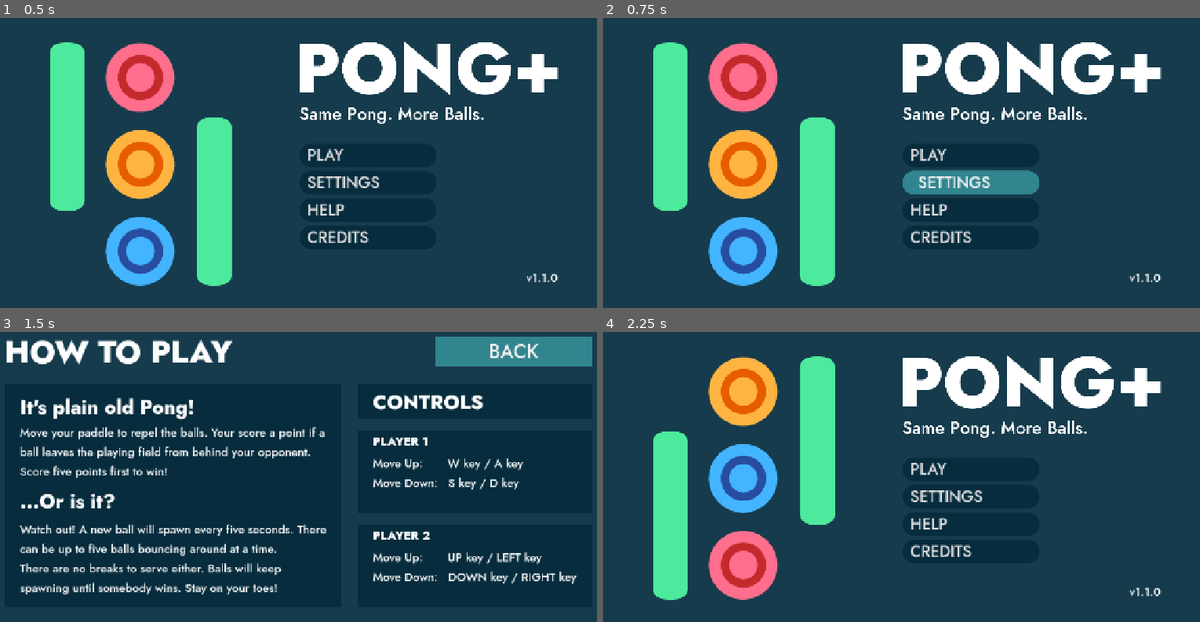
Above: before the commit, frames 1-4 (two rows, left to right).
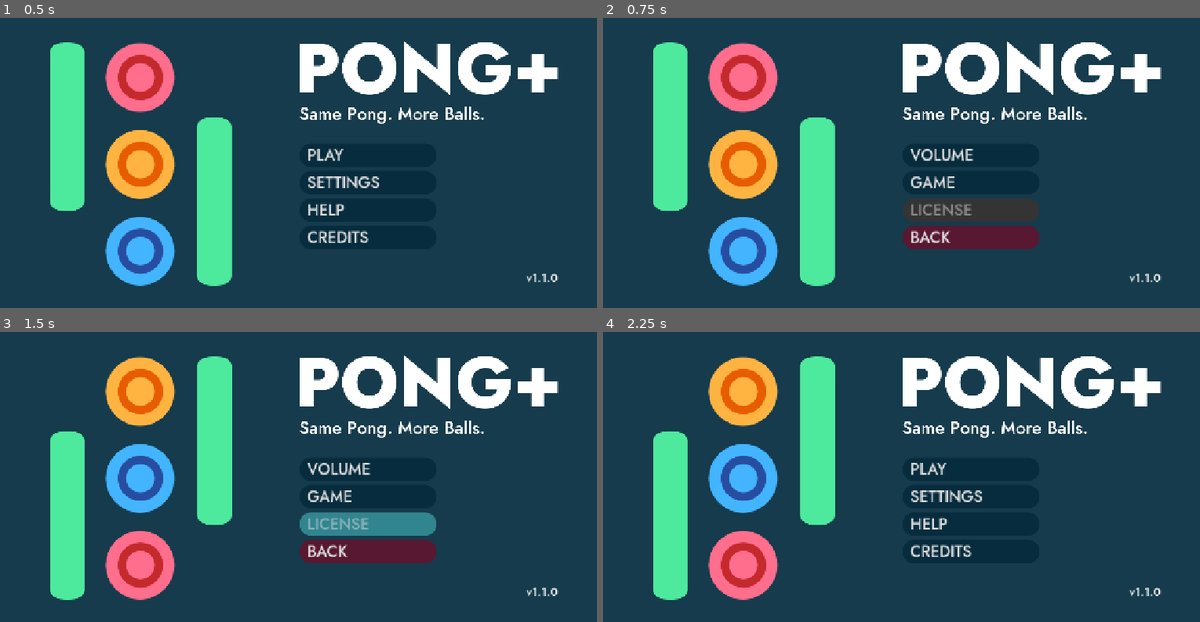
Above: after the commit, the same moments.

Repository: cf-Le3/pong-plus
Game: Godot game, scene res://general/main/main.tscn
Same seed, same stepped clock (60 frames per second), same inputs: the game is played once before the commit and once after it.
Inputs (mouse positions are in pixels of both pictures, inside the frame that each line leads up to):
- Up to frame 1 (0.5 s): no input
- Up to frame 2 (0.75 s): click "SETTINGS" at 0.5 s
- Up to frame 3 (1.5 s): click (370, 523) at 1.25 s, where only the run before the commit has a clickable "HELP"
- Up to frame 4 (2.25 s): click "BACK" at 2 s

Frame 1 is identical in both runs. In frame 2, 5.7% of the frame differs, in the area x 50-74%, y 45-80%; in frame 3, 32%, in the area x 1-100%, y 1-93%; in frame 4, nothing differs.

Commit message:
Hook up settings sub-menu to title logic

Diff:
--- a/Pong Plus/menus/title/title.gd
+++ b/Pong Plus/menus/title/title.gd
@@ -5,7 +5,8 @@
 signal view_credits
 enum ActiveMenu {
 	TITLE,
-	PLAY
+	PLAY,
+	SETTINGS
 }
 var _active_menu := ActiveMenu.TITLE
 
@@ -18,23 +19,48 @@
 				$%SettingsButton.grab_focus()
 			elif _active_menu == ActiveMenu.PLAY:
 				$%VsPlayerButton.grab_focus()
+			elif _active_menu == ActiveMenu.SETTINGS:
+				$%GameSettingsButton.grab_focus()
 		elif event.is_action_pressed("ui_down"):
 			if _active_menu == ActiveMenu.TITLE:
 				$%CreditsButton.grab_focus()
 			elif _active_menu == ActiveMenu.PLAY:
 				$%PlayBackButton.grab_focus()
+			elif _active_menu == ActiveMenu.SETTINGS:
+				$%SettingsBackButton.grab_focus()
+
+func _switch_menu(target_menu: ActiveMenu) -> void:
+	if target_menu == ActiveMenu.TITLE:
+		if _active_menu == ActiveMenu.PLAY:
+			$%VBoxPlayButtons.visible = false
+		elif _active_menu == ActiveMenu.SETTINGS:
+			$%VBoxSettingsButtons.visible = false
+		$%VBoxTitleButtons.visible = true
+	else:
+		$%VBoxTitleButtons.visible = false
+		if target_menu == ActiveMenu.PLAY:
+			$%VBoxPlayButtons.visible = true
+		elif target_menu == ActiveMenu.SETTINGS:
+			$%VBoxSettingsButtons.visible = true
+	_active_menu = target_menu
 
 func _on_play_button_pressed() -> void:
-	if _active_menu == ActiveMenu.TITLE:
-		$%VBoxTitleButtons.visible = false
-		$%VBoxPlayButtons.visible = true
-		_active_menu = ActiveMenu.PLAY
+	_switch_menu(ActiveMenu.PLAY)
 
 func _on_play_back_button_pressed() -> void:
-	if _active_menu == ActiveMenu.PLAY:
-		$%VBoxTitleButtons.visible = true
-		$%VBoxPlayButtons.visible = false
-		_active_menu = ActiveMenu.TITLE
+	_switch_menu(ActiveMenu.TITLE)
+
+func _on_settings_button_pressed() -> void:
+	_switch_menu(ActiveMenu.SETTINGS)
+
+func _on_settings_back_button_pressed() -> void:
+	_switch_menu(ActiveMenu.TITLE)
+
+func _on_help_button_pressed() -> void:
+	view_help.emit()
+
+func _on_credits_button_pressed() -> void:
+	view_credits.emit()
 
 func _on_vs_cpu_button_pressed() -> void:
 	new_game_singleplayer.emit()
@@ -45,14 +71,5 @@
 func _on_endless_button_pressed() -> void:
 	pass # Replace with function body.
 
-func _on_settings_button_pressed() -> void:
-	pass # Replace with function body.
-
-func _on_help_button_pressed() -> void:
-	view_help.emit()
-
-func _on_credits_button_pressed() -> void:
-	view_credits.emit()
-
 func set_version(version: String) -> void:
 	$%VersionLabel.text = version
--- a/Pong Plus/menus/title/title.tscn
+++ b/Pong Plus/menus/title/title.tscn
@@ -174,12 +174,15 @@
 visible = false
 layout_mode = 2
 size_flags_vertical = 3
+theme_override_constants/separation = 8
 
 [node name="VolumeSettingsButton" type="Button" parent="MarginContainer/HBoxContainer/VBoxContainer/VBoxSettingsButtons"]
 unique_name_in_owner = true
 custom_minimum_size = Vector2(280, 0)
 layout_mode = 2
 size_flags_horizontal = 0
+focus_neighbor_top = NodePath("../SettingsBackButton")
+focus_neighbor_bottom = NodePath("../GameSettingsButton")
 theme = ExtResource("5_nsibk")
 text = "VOLUME"
 alignment = 0
@@ -189,14 +192,18 @@
 custom_minimum_size = Vector2(280, 0)
 layout_mode = 2
 size_flags_horizontal = 0
+focus_neighbor_top = NodePath("../VolumeSettingsButton")
+focus_neighbor_bottom = NodePath("../LicenseButton")
 theme = ExtResource("5_nsibk")
 text = "GAME"
 alignment = 0
 
-[node name="Button" type="Button" parent="MarginContainer/HBoxContainer/VBoxContainer/VBoxSettingsButtons"]
-custom_minimum_size = Vector2(280, 0)
-layout_mode = 2
-size_flags_horizontal = 0
+[node name="LicenseButton" type="Button" parent="MarginContainer/HBoxContainer/VBoxContainer/VBoxSettingsButtons"]
+custom_minimum_size = Vector2(280, 0)
+layout_mode = 2
+size_flags_horizontal = 0
+focus_neighbor_top = NodePath("../GameSettingsButton")
+focus_neighbor_bottom = NodePath("../SettingsBackButton")
 theme = ExtResource("5_nsibk")
 disabled = true
 text = "LICENSE"
@@ -207,6 +214,8 @@
 custom_minimum_size = Vector2(280, 0)
 layout_mode = 2
 size_flags_horizontal = 0
+focus_neighbor_top = NodePath("../LicenseButton")
+focus_neighbor_bottom = NodePath("../VolumeSettingsButton")
 theme = ExtResource("7_nsibk")
 text = "BACK"
 alignment = 0
